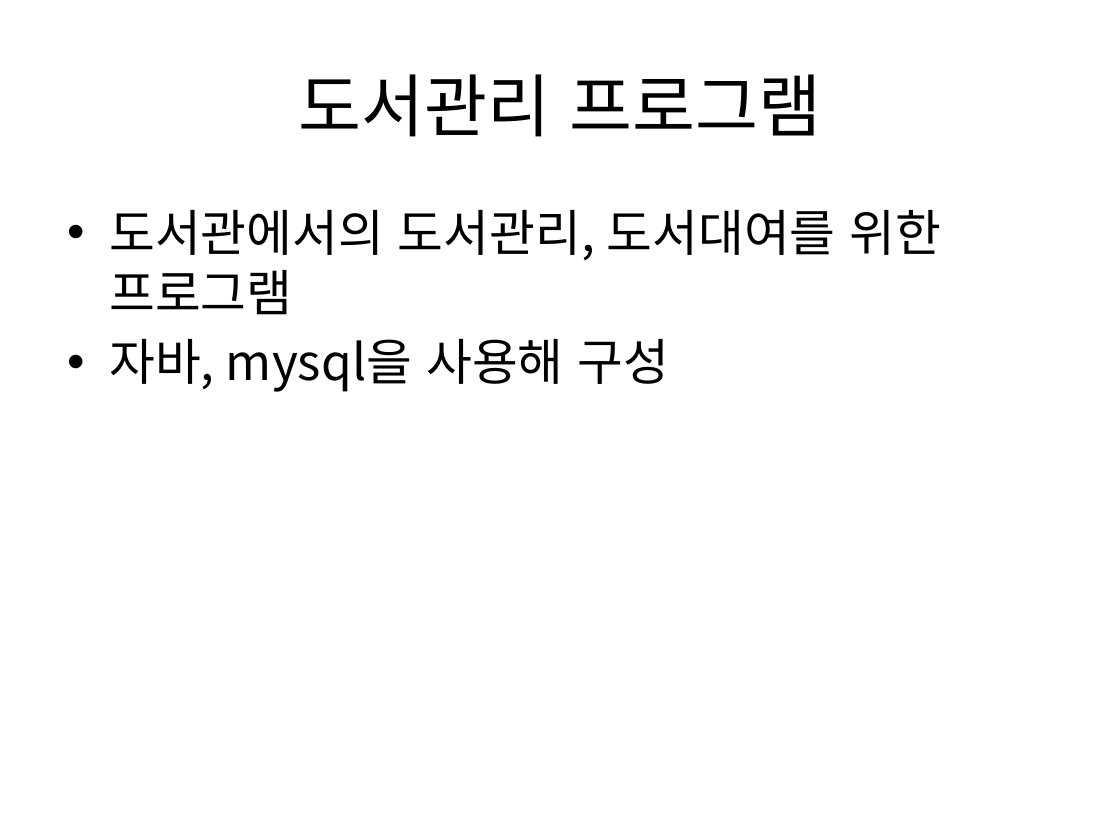
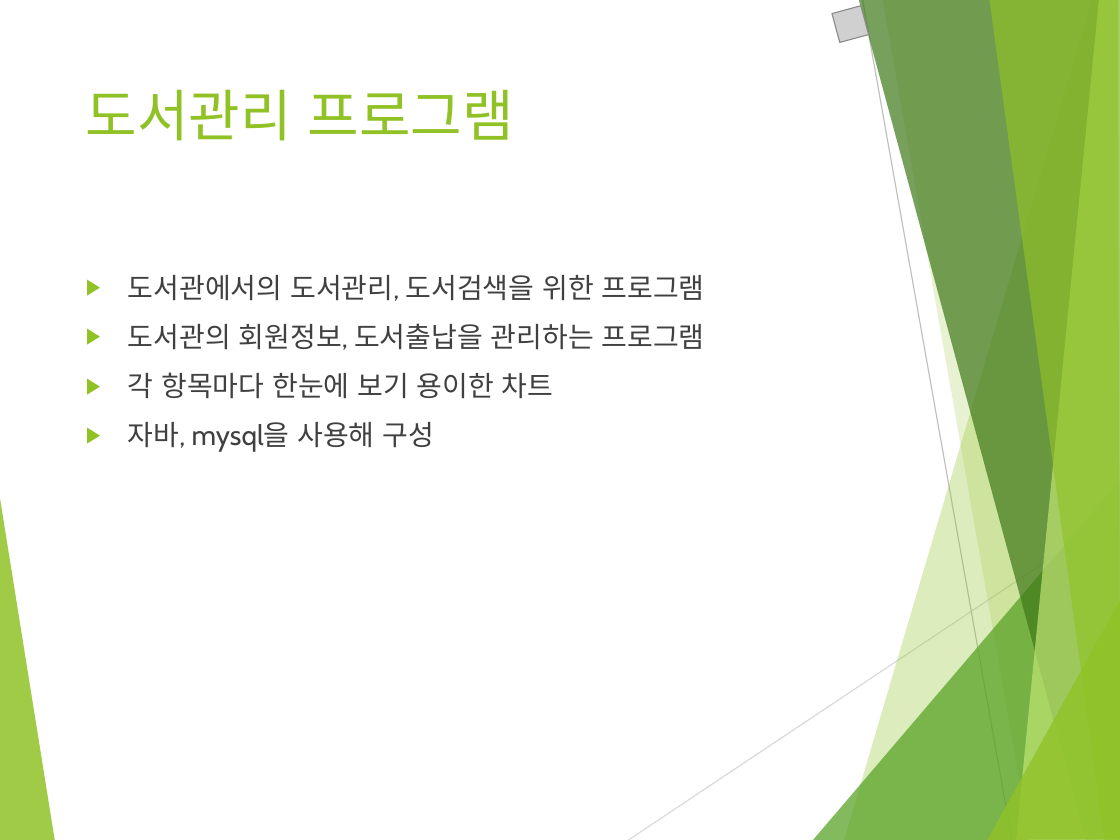
Before and after one commit to MinSu-Kim/java_web_male, a slide deck: slide 3 of document/도서관리 프로그램.pptx. Drawn at 1120x840 pixels with LibreOffice and Linux fonts; fonts in the diff are those of the drawing; grey boxes stand for pictures. Boxes give left, top, right and bottom in pixels: in the first picture for what was removed or moved away, otherwise in the second. Text is boxed around its words. In the diff, an @@ line names an element or a change of style, - is before the commit and + after.

```diff
--- a/document/도서관리 프로그램.pptx
+++ b/document/도서관리 프로그램.pptx
@@ picture added at [832, 6, 869, 43] @@
@@ title "도서관리 프로그램": place and size @@
-title "도서관리 프로그램" at [298, 74, 821, 137]
+title "도서관리 프로그램" at [86, 89, 514, 141]
@@ title "도서관리 프로그램" at [86, 89, 514, 141]: size 44 to 36 pt, font Noto Sans CJK KR to Cabin, text colour #000000 to #90C226; alignment centre to left; vertical alignment middle to top @@
@@ text "도서관에서의 도서관리, 도서검색을 위한 프로그램": place and size @@
-text "도서관에서의 도서관리, 도서검색을 위한 프로그램" at [109, 210, 942, 392]
+text "도서관에서의 도서관리, 도서검색을 위한 프로그램" at [128, 275, 705, 452]
@@ text at [128, 275, 705, 399]: text changed; size 32 to 18 pt; font Noto Sans CJK KR to Cabin; text colour #000000 to #404040 @@
-• 도서관에서의 도서관리, 도서대여를 위한 프로그램
+▶ 도서관에서의 도서관리, 도서검색을 위한 프로그램
+▶ 도서관의 회원정보, 도서출납을 관리하는 프로그램
+▶ 각 항목마다 한눈에 보기 용이한 차트
@@ text at [128, 422, 434, 452]: size 32 to 18 pt, font Noto Sans CJK KR to Cabin, text colour #000000 to #404040 in "자바, mysql을 사용해 구성"; bullet • to ▶; more space between paragraphs @@
@@ group added at [0, 0, 1120, 840]: 8 freeform shapes, 2 lines @@
```
Also in this commit, not shown: 3 other slides changed, 11 slides added, 1 slide removed, 1 other file.
